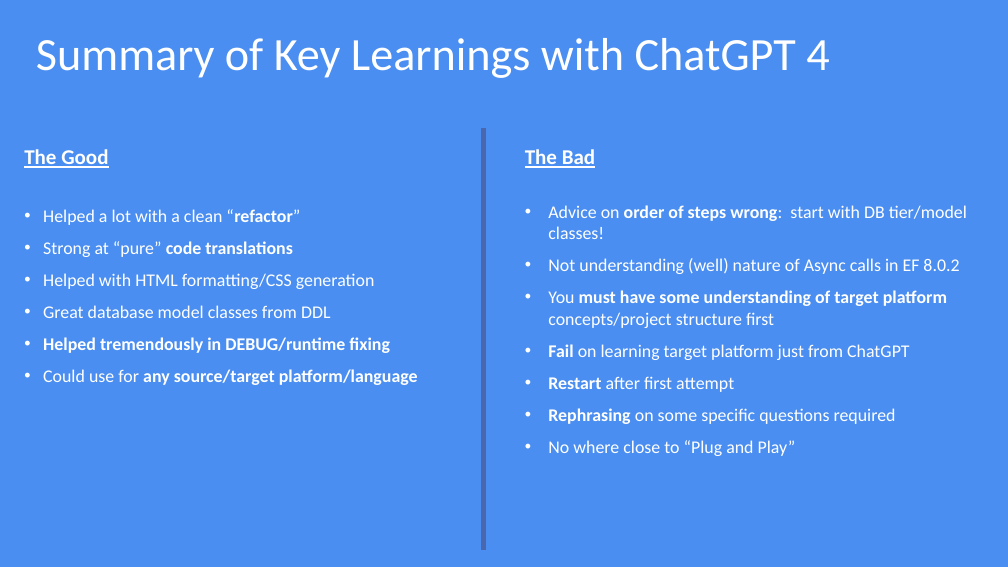
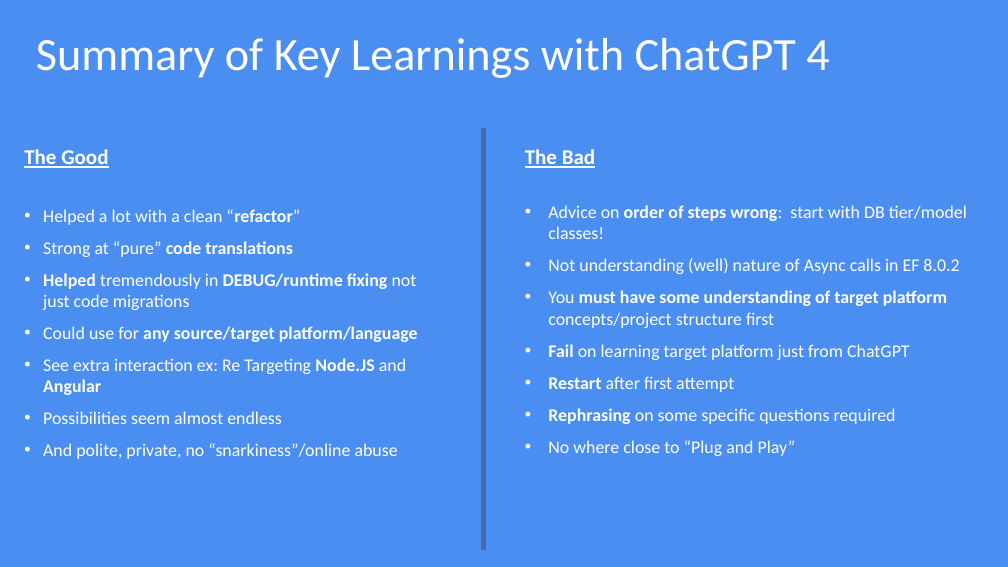
Before and after one commit to ddskier/TradeBlazorApp, a slide deck: slide 5 of wwwroot/GAPMoblize_Project_Final_3_1_2024.pptx. Drawn at 1008x567 pixels with LibreOffice and Linux fonts; fonts in the diff are those of the drawing. Boxes give left, top, right and bottom in pixels: in the first picture for what was removed or moved away, otherwise in the second. Text is boxed around its words. In the diff, an @@ line names an element or a change of style, - is before the commit and + after.

Commit message:
Important Docs Update to PPT 2-29-24

```diff
--- a/wwwroot/GAPMoblize_Project_Final_3_1_2024.pptx
+++ b/wwwroot/GAPMoblize_Project_Final_3_1_2024.pptx
@@ text at box(43, 273, 417, 310): text changed @@
-• Helped with HTML formatting/CSS generation
-• Great database model classes from DDL
-• Helped tremendously in DEBUG/runtime fixing
+• Helped tremendously in DEBUG/runtime fixing not just code migrations
@@ text at box(43, 358, 406, 459): paragraphs added @@
+• See extra interaction ex: Re Targeting Node.JS and Angular
+• Possibilities seem almost endless
+• And polite, private, no “snarkiness”/online abuse
```
